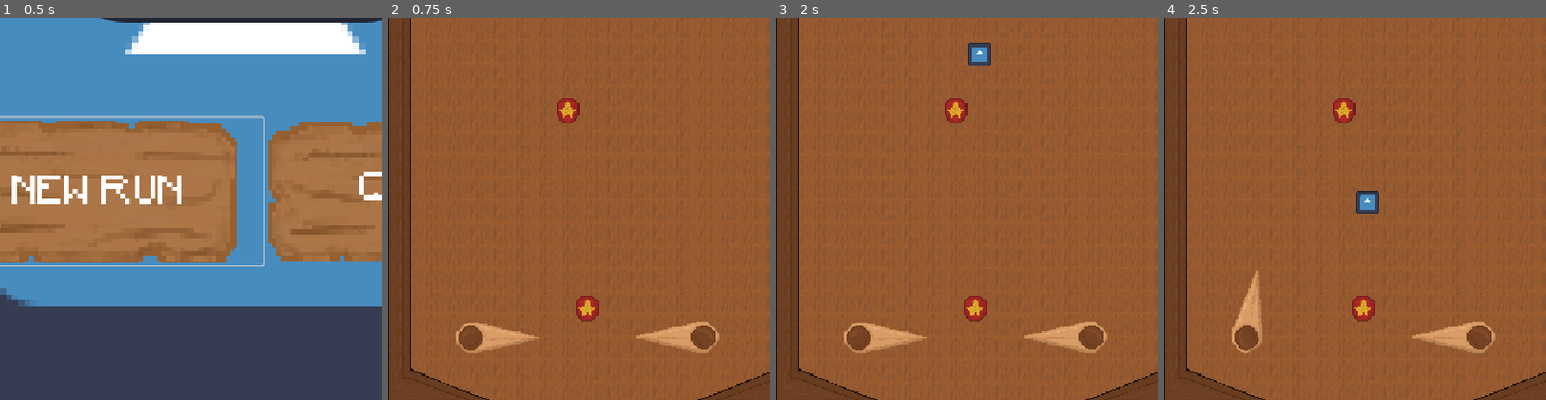
Above: before the commit, frames 1-4 (left to right).
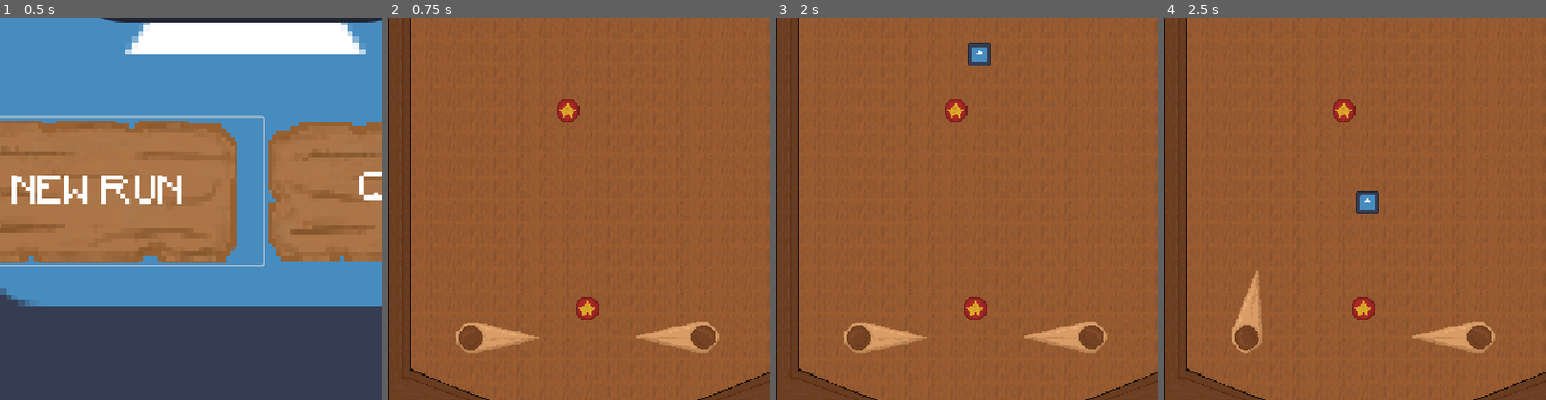
Above: after the commit, the same moments.

Repository: Josephs101/Hack-Haven-Game
Game: Godot game, scene res://scenes/start_menu.tscn
The game is run twice, just before and just after one commit, with the same random seed, the same clock (stepped at 60 frames per second) and the same inputs. The engine's default icon, where the game draws it, is replaced by a stand-in: a white triangle on a blue panel in a dark square.
Inputs:
- Up to frame 1 (0.5 s): no input
- Up to frame 2 (0.75 s): click "NEW RUN" at 0.5 s
- Up to frame 3 (2 s): tap Enter at 1.25 s; tap K at 1.35 s
- Up to frame 4 (2.5 s): hold A (LeftFlipper) from 2.03 s (still down); tap B at 2.1 s
The pictures show only the part of the screen within x 18-68%, y 47-97%; the shares and areas given below are measured in that part.

Frame 1 is identical in both runs. In frame 2, 0.2% of the frame differs, in the area x 44-56%, y 21-80%; in frame 3, 0.2%; in frame 4, 0.2%.

Commit message:
Bumper Animation
It jiggles

Diff:
--- a/scenes/gameplay/RedBumper.tscn
+++ b/scenes/gameplay/RedBumper.tscn
@@ -1,5 +1,6 @@
 [gd_scene format=3 uid="uid://csocqn4oj32a"]
 
+[ext_resource type="Script" uid="uid://dl4yydjtbqlx3" path="res://scenes/gameplay/red_bumper.gd" id="1_awiwh"]
 [ext_resource type="PackedScene" uid="uid://djtoeipqgwphp" path="res://scenes/gameplay/Bumper.tscn" id="1_mp0o7"]
 [ext_resource type="Texture2D" uid="uid://boh1aatb33hno" path="res://assets/sprites/red_bumper_animation.png" id="2_awiwh"]
 
@@ -31,10 +32,6 @@
 atlas = ExtResource("2_awiwh")
 region = Rect2(336, 0, 48, 48)
 
-[sub_resource type="AtlasTexture" id="AtlasTexture_n8wja"]
-atlas = ExtResource("2_awiwh")
-region = Rect2(384, 0, 48, 48)
-
 [sub_resource type="AtlasTexture" id="AtlasTexture_ht4pi"]
 atlas = ExtResource("2_awiwh")
 region = Rect2(0, 0, 48, 48)
@@ -62,12 +59,9 @@
 }, {
 "duration": 1.0,
 "texture": SubResource("AtlasTexture_7abgx")
-}, {
-"duration": 1.0,
-"texture": SubResource("AtlasTexture_n8wja")
 }],
 "loop": false,
-"name": &"bounce",
+"name": &"Bounce",
 "speed": 24.0
 }, {
 "frames": [{
@@ -75,11 +69,12 @@
 "texture": SubResource("AtlasTexture_ht4pi")
 }],
 "loop": true,
-"name": &"rest",
-"speed": 5.0
+"name": &"Rest",
+"speed": 24.0
 }]
 
 [node name="RedBumper" type="Node2D" unique_id=118269851]
+script = ExtResource("1_awiwh")
 
 [node name="Bumper" parent="." unique_id=1407537393 instance=ExtResource("1_mp0o7")]
 
@@ -87,6 +82,4 @@
 position = Vector2(2, 4)
 scale = Vector2(2, 2)
 sprite_frames = SubResource("SpriteFrames_ucolp")
-animation = &"bounce"
-frame = 7
-frame_progress = 1.0
+animation = &"Bounce"
--- /dev/null
+++ b/scenes/gameplay/red_bumper.gd
@@ -0,0 +1,19 @@
+extends Node2D
+
+@onready var bumper = $Bumper
+@onready var sprite: AnimatedSprite2D = $AnimatedSprite2D
+
+
+func _ready() -> void:
+	bumper.bumper_hit.connect(_on_bumper_hit)
+	sprite.play("Rest")
+	sprite.animation_finished.connect(_on_animation_finished)
+
+
+func _on_bumper_hit() -> void:
+	sprite.play("Bounce")
+
+
+func _on_animation_finished() -> void:
+	if sprite.animation == "Bounce":
+		sprite.play("Rest")
--- a/scripts/bumper.gd
+++ b/scripts/bumper.gd
@@ -1,9 +1,10 @@
 
 extends StaticBody2D
 
+signal bumper_hit
+
 @export var min_outward_speed: float = 500.0
 
-@onready var sprite: AnimatedSprite2D = $AnimatedSprite2D
 func _ready() -> void:
 	$BumperArea.body_entered.connect(_on_body_entered)
 
@@ -12,7 +13,6 @@
 	if not body is RigidBody2D:
 		return
 
-	# Calculate direction away from bumper centre
 	var offset = body.global_position - global_position
 
 	if offset.length_squared() < 0.001:
@@ -20,17 +20,14 @@
 
 	var direction = offset.normalized()
 
-	# Calculate how quickly the ball is already moving
-	# away from the bumper
 	var current_velocity = body.linear_velocity
 	var outward_speed = current_velocity.dot(direction)
 
-	# Only boost if the ball isn't moving away fast enough
 	if outward_speed < min_outward_speed:
 		var additional_speed = min_outward_speed - outward_speed
-
 		body.linear_velocity = current_velocity + direction * additional_speed
 
-	# Play Animation
-	sprite.play("bounce")
 	body.sleeping = false
+
+	# Notify the visual bumper
+	bumper_hit.emit()
Not shown, added: scenes/gameplay/red_bumper.gd.uid
